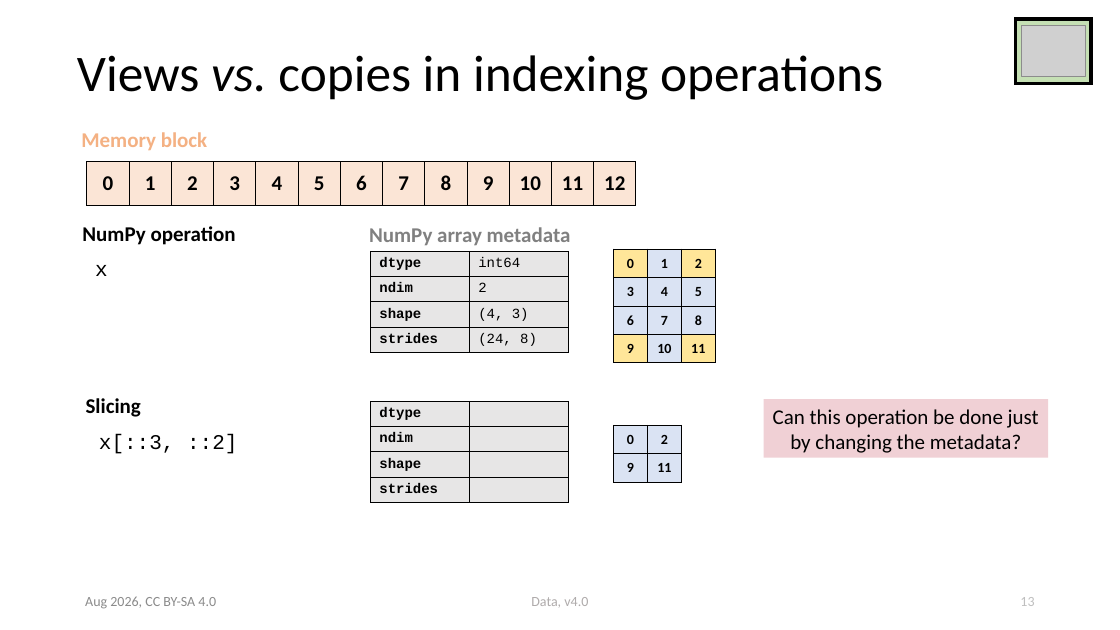
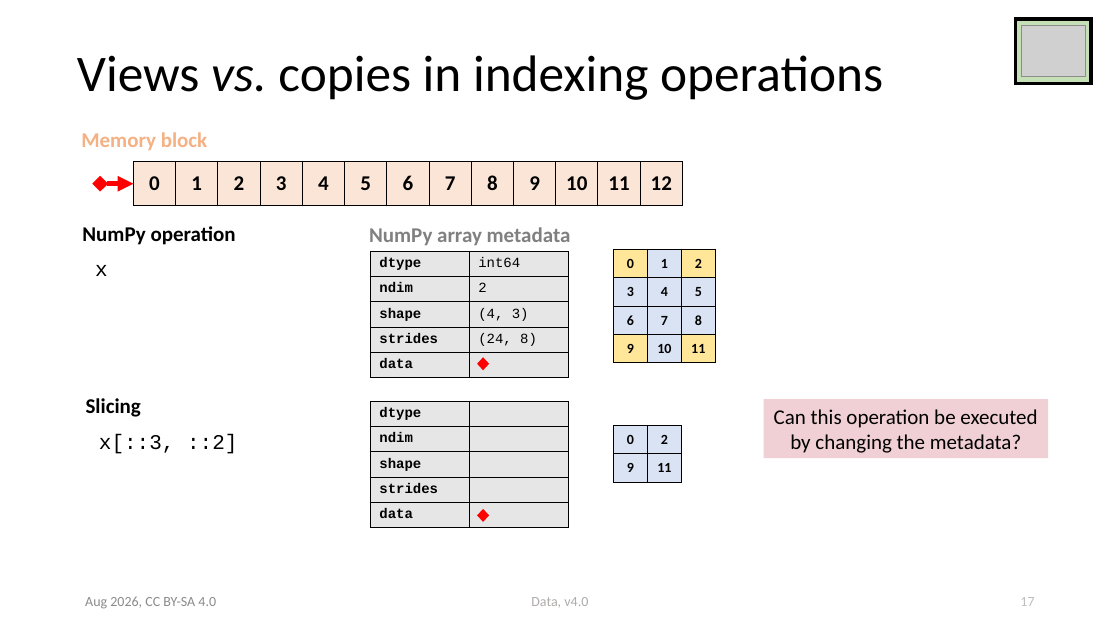
Before and after one commit to ASPP/data_class, a slide deck: slide 17 of numpy.pptx (slide 13 before the commit). Drawn at 1120x630 pixels with LibreOffice and Linux fonts; fonts in the diff are those of the drawing; grey boxes stand for pictures. Boxes give left, top, right and bottom in pixels: in the first picture for what was removed or moved away, otherwise in the second. Text is boxed around its words. In the diff, an @@ line names an element or a change of style, - is before the commit and + after.

Commit message:
First complete draft of new slides, explaining views and copies better

```diff
--- a/numpy.pptx
+++ b/numpy.pptx
@@ table moved from (x1=87, y1=162, x2=634, y2=206) to (x1=134, y1=162, x2=680, y2=206) @@
@@ double arrow added from (100, 184) to (134, 184), #FF0000 4.5 pt @@
@@ table at (x1=371, y1=251, x2=570, y2=377) @@
+row 5: data | 
@@ diamond added at (x1=477, y1=357, x2=489, y2=370), fill #FF0000 @@
@@ table at (x1=371, y1=402, x2=570, y2=528) @@
+row 5: data | 
@@ text in rectangle at (x1=774, y1=409, x2=1037, y2=453): text changed @@
-Can this operation be done just by changing the metadata?
+Can this operation be executed by changing the metadata?
@@ diamond added at (x1=477, y1=509, x2=489, y2=522), fill #FF0000 @@
@@ page number at (x1=1020, y1=597, x2=1034, y2=606): text changed @@
-13
+17
```
Also in this commit, not shown: 19 other slides changed, 5 slides added.
